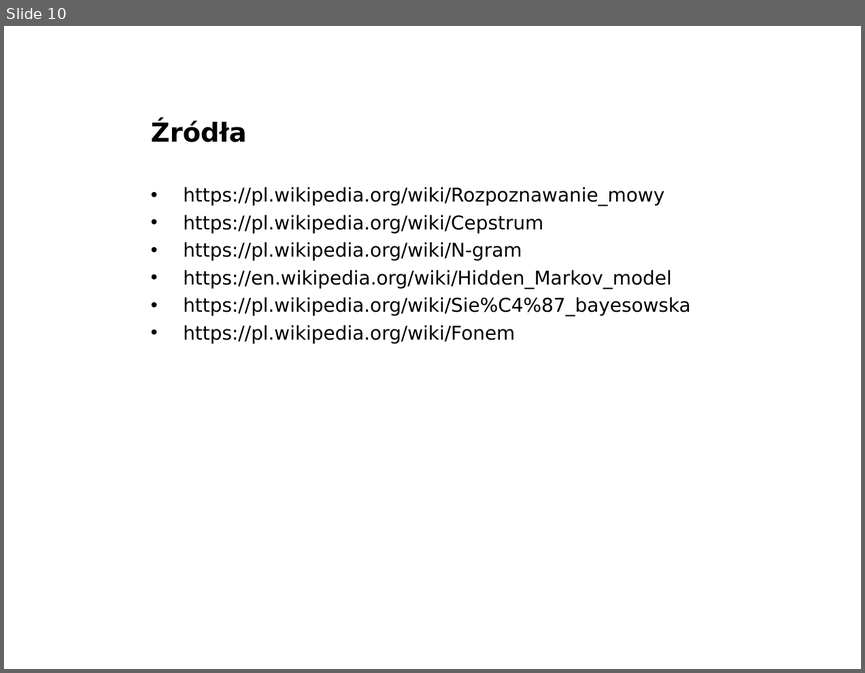
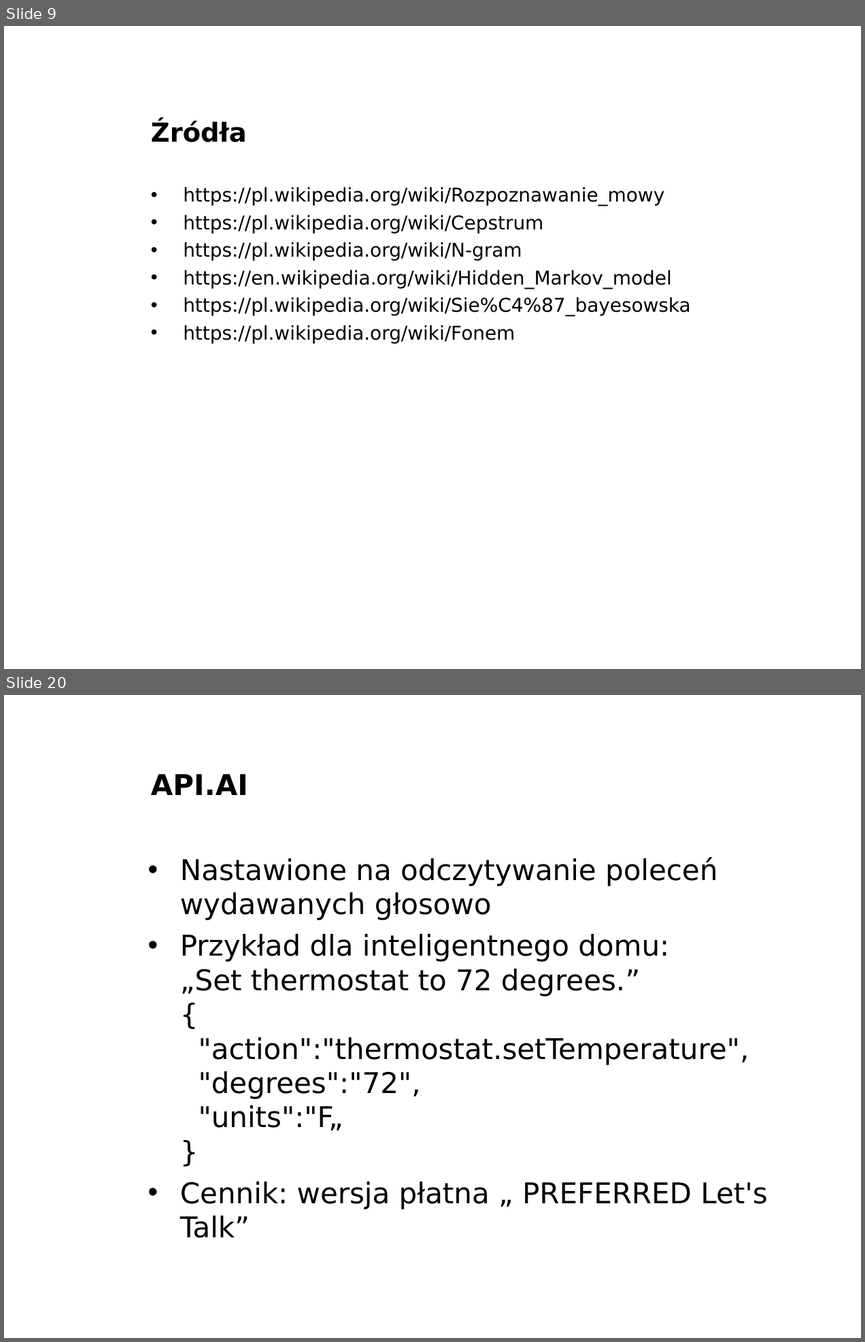
Before and after one commit to Armes/PSI_GCP01_zima_2016-2017_Szymon_Durak, a slide deck: prezentacja/Rozpoznawanie mowy wstęp.ppt. Shown one above the other, each under a label of ours: slide 10 before the commit, slides 9 and 20 after it; the slides between them are not shown. The pictures are 865x673 and 865x1342 pixels, drawn with LibreOffice and Linux fonts; fonts in the diff are those of the drawing; background and template pictures are left out. Boxes give left, top, right and bottom in pixels: in the first picture for what was removed or moved away, otherwise in the second. Text is boxed around its words. In the diff, an @@ line names an element or a change of style, - is before the commit and + after.

```diff
--- a/prezentacja/Rozpoznawanie mowy wstęp.ppt
+++ b/prezentacja/Rozpoznawanie mowy wstęp.ppt
@@ slide 20 added at box(4, 695, 861, 1338), background picture (left out) @@
@@ title added at box(151, 774, 248, 795), 24 pt, text #000000, bold @@
+API.AI
@@ text added at box(180, 857, 767, 1238), 24 pt, text #000000 @@
+• Nastawione na odczytywanie poleceń wydawanych głosowo
+• Przykład dla inteligentnego domu:
+  „Set thermostat to 72 degrees.”
+  {
+  "action":"thermostat.setTemperature",
+  "degrees":"72",
+  "units":"F„
+  }
+• Cennik: wersja płatna „ PREFERRED Let's Talk”
@@ what was slide 10 is now slide 9 @@
```
Also in this commit, not shown: 12 other slides added, 1 slide removed, 1 other file.
